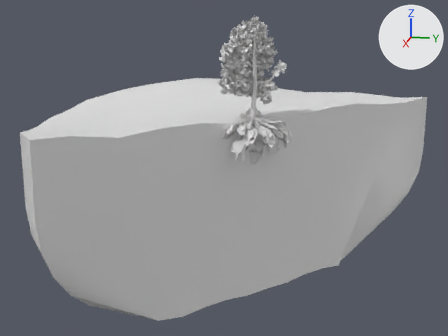
An edit to the glTF model client/public/models/6-1-3/Tree.gltf, drawn before and after from the same camera.
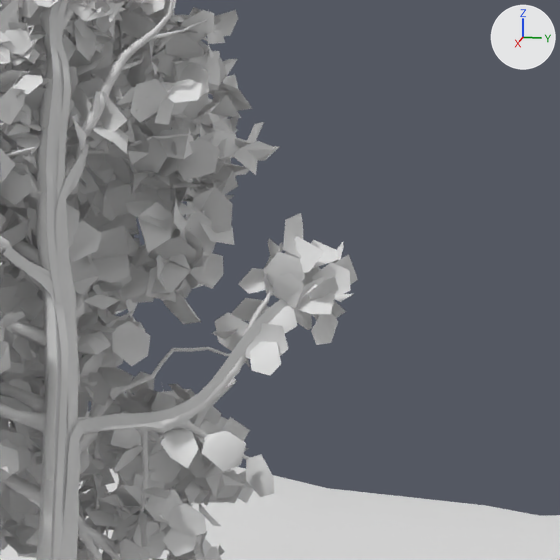
Each version is shown whole from a 50 mm lens placed at (71.7, 10.8, 11.4), pointed at (-3.7, -4.3, -7.4), then close up on the part from 55% to 69% of the width and 11% to 29% of the height. Every picture has the same lights, and +X, +Y and +Z are marked at upper right. The first two pictures are the older version. Materials are left out; every surface is plain grey. Where no turn or scale is listed for an object, it has been applied to the vertices. Vertices at exactly the same position are counted once.

Names of what the first close-up shows: 'Plane', 'TREE_A10_Mat_0.001', 'polySurface2.001', 'w'.
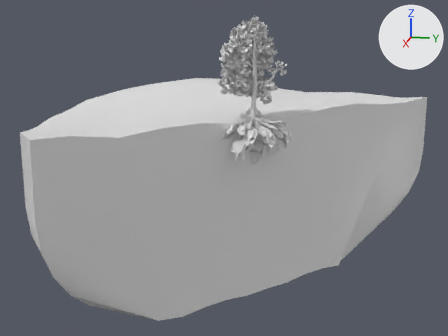
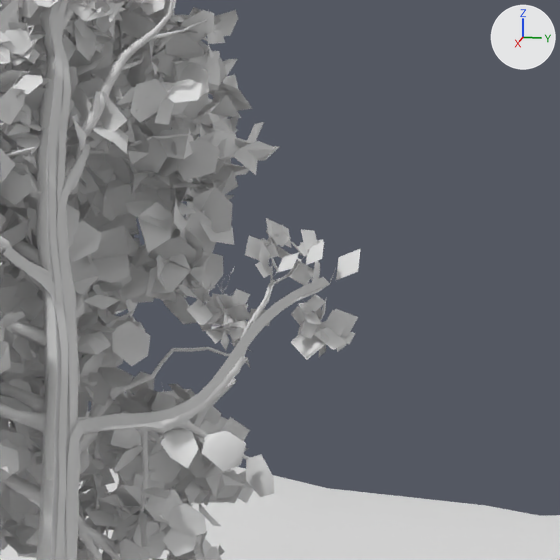
The change, as a diff of the scene's bpy script:
```diff
--- a/client/public/models/6-1-3/Tree.gltf.py
+++ b/client/public/models/6-1-3/Tree.gltf.py
@@ me_tree_a10_mat_0_001 @@
 # used by ob_w; location = (0.15, 0.22, 2.64)
-me_tree_a10_mat_0_001.from_pydata(...)  # 33633 vertices, 28930 faces; spans x -4.8..5.1, y -4.7..4.3, z -8.4..8.8
+me_tree_a10_mat_0_001.from_pydata(...)  # 33422 vertices, 28737 faces; spans x -4.8..5.1, y -4.7..4.3, z -8.4..8.8
+# me_tree_a10_mat_0_001 part 1: 29 loose pieces with 211 vertices, spanning x -2.6..-1.2, y 1.6..3.4, z 1.8..3.8, are deleted
@@ me_mesh_004 @@
+me_mesh_004.from_pydata(...)  # 993 vertices, 883 faces; spans x -2.53..-1.09, y 1.33..3.6, z 4.57..6.37
@@ ob_object_3_088 @@
+ob_object_3_088 = bpy.data.objects.new('Object_3.088', me_mesh_004)
+ob_object_3_088.location = (0.0, 0.0, 0.0)
```

Boxes [x1, y1, x2, y2] around the edits, measured in the close-ups (560 x 560 px):
'w', reshaped
    before: [0, 0, 358, 560]
    after: [0, 0, 279, 560]
'Object_3.088', added
    after: [176, 218, 361, 360]
part 1 of me_tree_a10_mat_0_001, deleted
    before: [212, 213, 358, 375]
